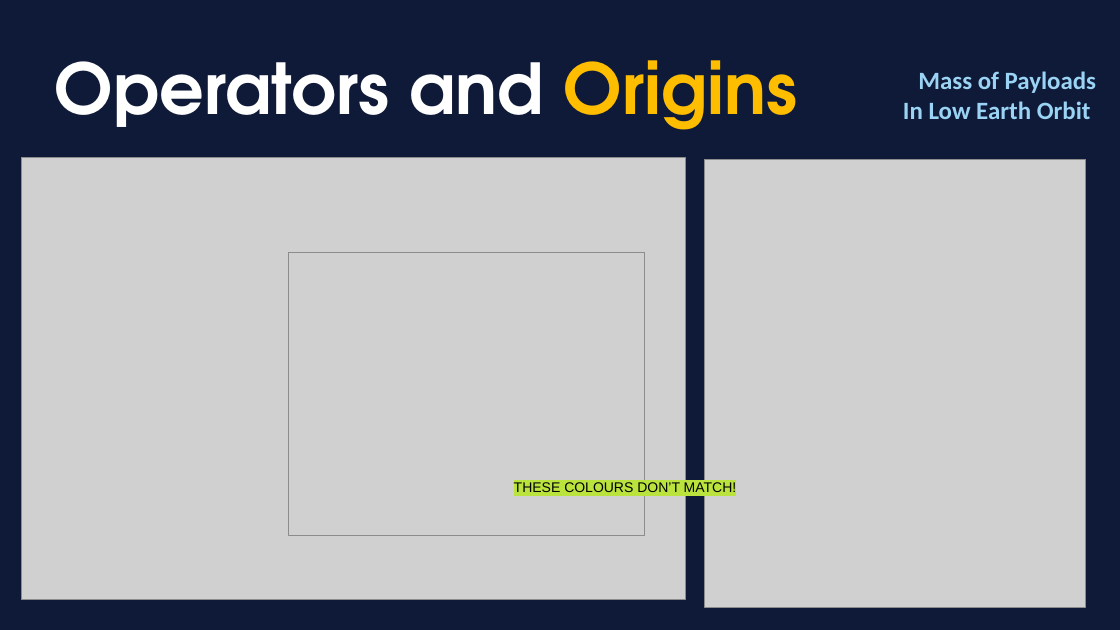
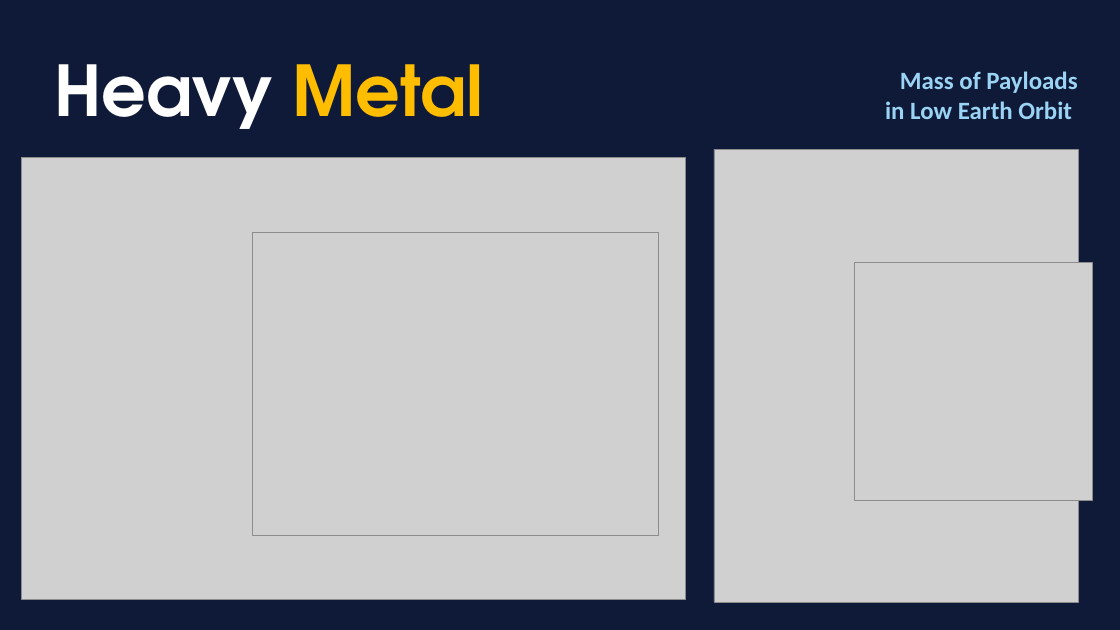
Before and after one commit to daemonchild/cardiffmet-dat5001-visualisation-of-data, a slide deck: slide 6 of assessment/presentation/From Launch to Litter Orbital Overload.pptx (slide 8 before the commit). Drawn at 1120x630 pixels with LibreOffice and Linux fonts; fonts in the diff are those of the drawing; grey boxes stand for pictures. Boxes give left, top, right and bottom in pixels: in the first picture for what was removed or moved away, otherwise in the second. Text is boxed around its words. In the diff, an @@ line names an element or a change of style, - is before the commit and + after.

```diff
--- a/assessment/presentation/From Launch to Litter Orbital Overload.pptx
+++ b/assessment/presentation/From Launch to Litter Orbital Overload.pptx
@@ text at (54, 64, 483, 129): text changed @@
-Operators and Origins
+Heavy Metal
@@ text "Mass of Payloads": place and size @@
-text "Mass of Payloads" at (903, 71, 1096, 119)
+text "Mass of Payloads" at (885, 71, 1077, 119)
@@ text at (885, 101, 1072, 119): text changed @@
-In Low Earth Orbit
+in Low Earth Orbit
@@ picture: place and size @@
-picture at (704, 159, 1085, 607)
+picture at (714, 149, 1078, 602)
@@ picture: place and size @@
-picture at (288, 252, 644, 536)
+picture at (252, 232, 658, 535)
@@ picture added at (854, 262, 1092, 500) @@
@@ text removed at (514, 481, 737, 496) @@
-THESE COLOURS DON’T MATCH!
```
Also in this commit, not shown: 5 other slides changed, 1 slide removed, 8 other files.
